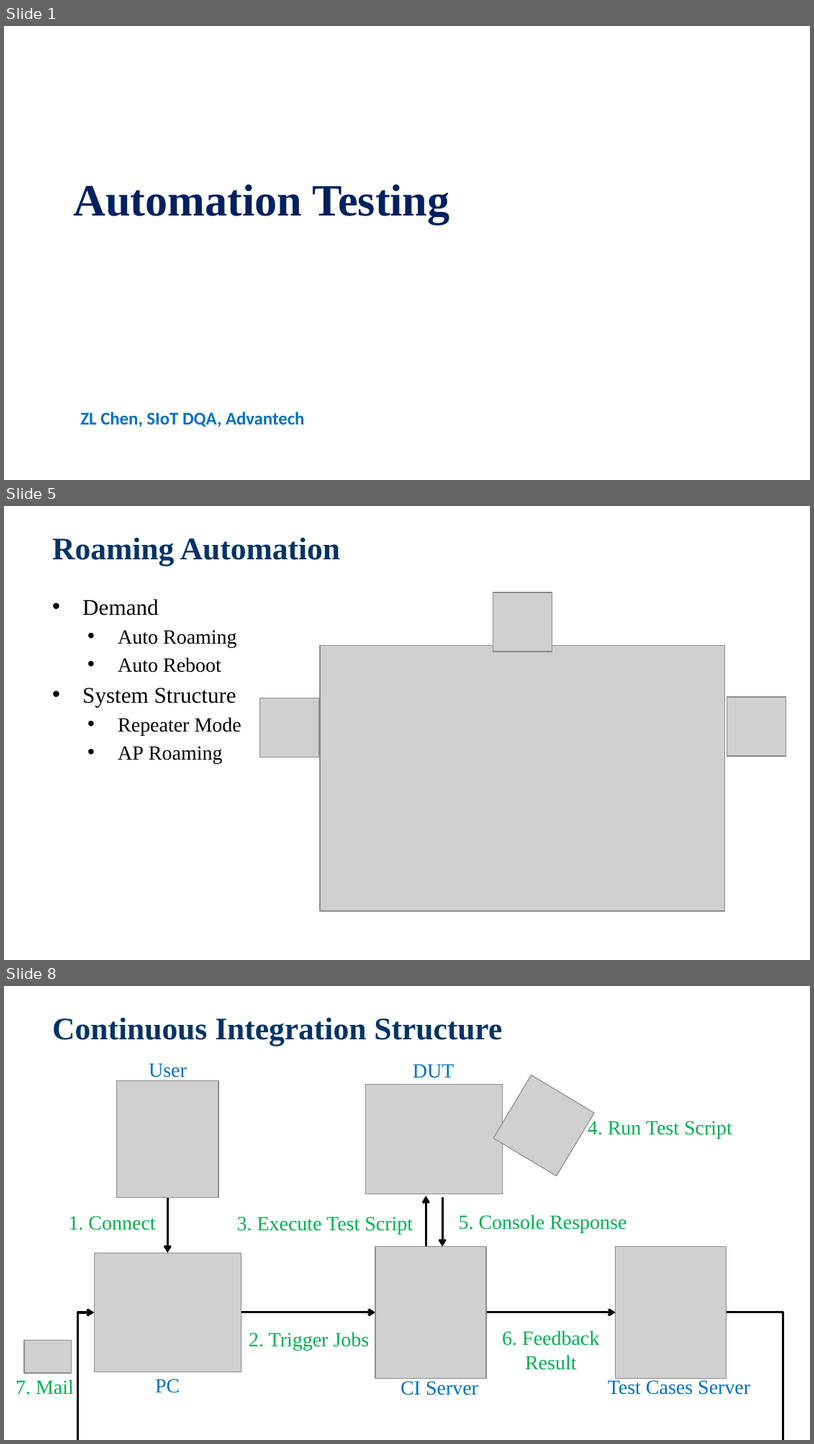
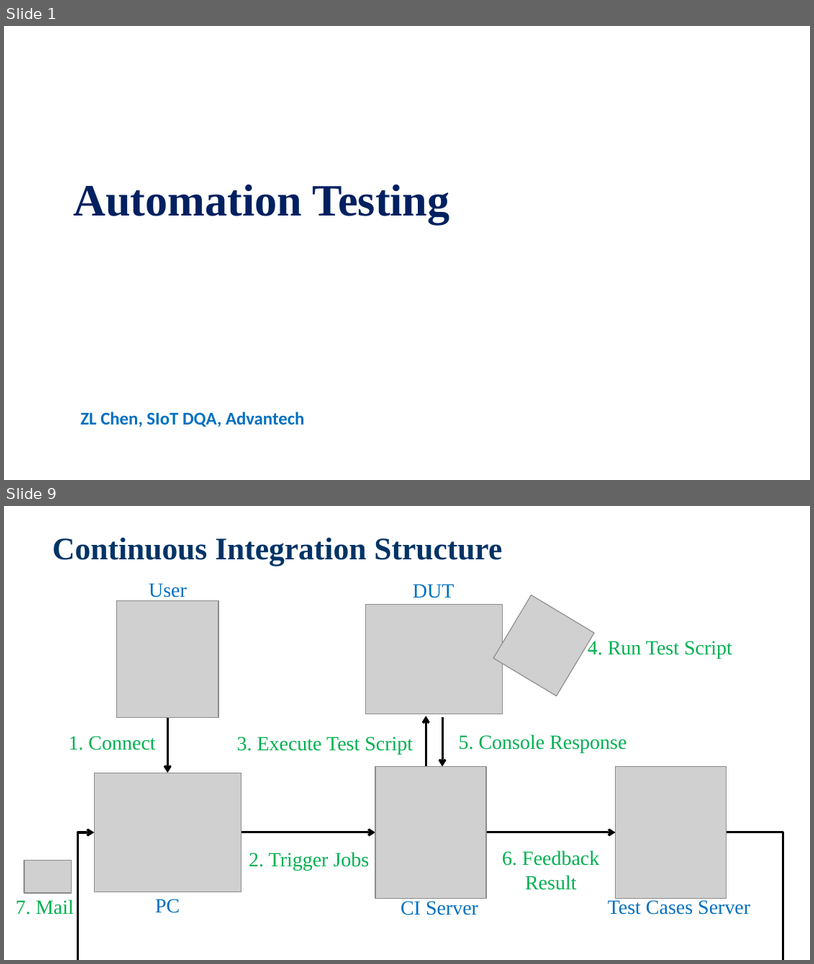
Before and after one commit to jackiejay888/automation, a slide deck: kpi/Automation Testing_Demo/Automation Testing_20200316.pptx. Shown one above the other, each under a label of ours: slides 1, 5 and 8 before the commit, slides 1 and 9 after it; the slides between them are not shown. The pictures are 814x1444 and 814x964 pixels, drawn with LibreOffice and Linux fonts; fonts in the diff are those of the drawing; grey boxes stand for pictures; background and template pictures are left out. Boxes give left, top, right and bottom in pixels: in the first picture for what was removed or moved away, otherwise in the second. Text is boxed around its words. In the diff, an @@ line names an element or a change of style, - is before the commit and + after.

```diff
--- a/kpi/Automation Testing_Demo/Automation Testing_20200316.pptx
+++ b/kpi/Automation Testing_Demo/Automation Testing_20200316.pptx
@@ slide 5 removed at <box>4,506,810,960</box>, background picture (left out) @@
@@ title removed at <box>52,537,340,566</box> @@
-Roaming Automation
@@ text removed at <box>82,599,242,763</box> @@
-  • Demand
-    • Auto Roaming
-    • Auto Reboot
-  • System Structure
-    • Repeater Mode
-    • AP Roaming
@@ picture removed at <box>494,592,553,651</box> @@
@@ picture removed at <box>320,646,725,911</box> @@
@@ picture removed at <box>260,698,319,757</box> @@
@@ picture removed at <box>728,697,786,756</box> @@
@@ what was slide 8 is now slide 9 @@
```
Also in this commit, not shown: 4 slides changed, 3 slides added, 1 other slide removed.
